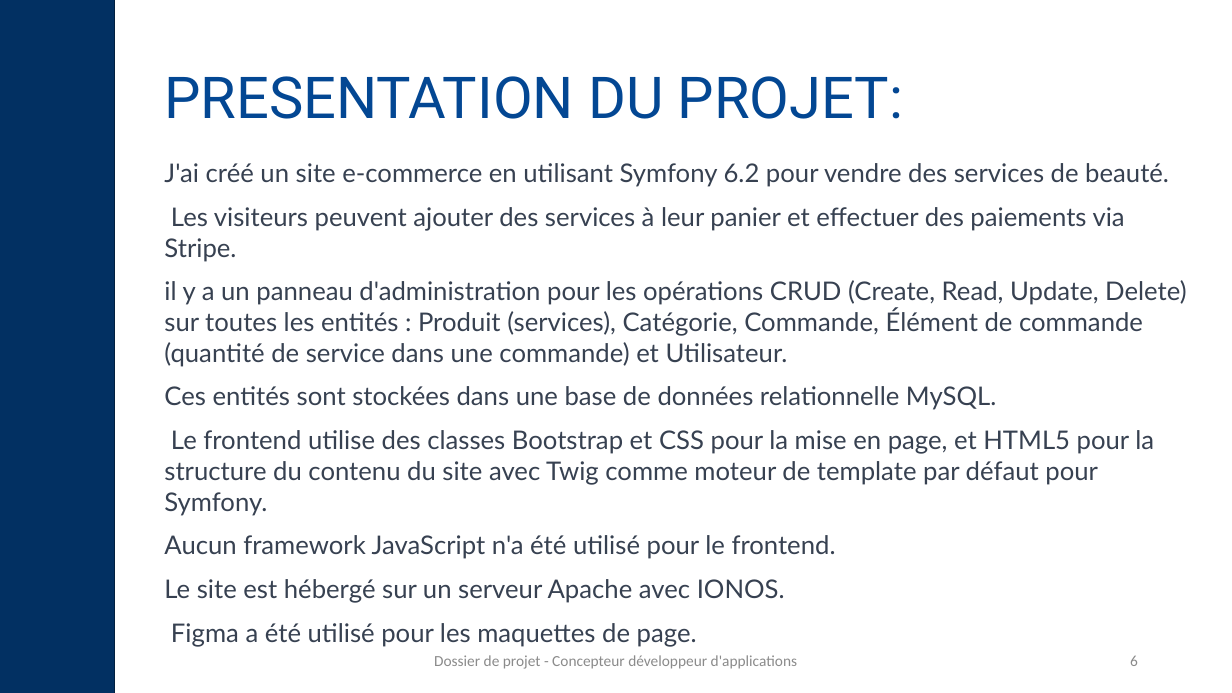
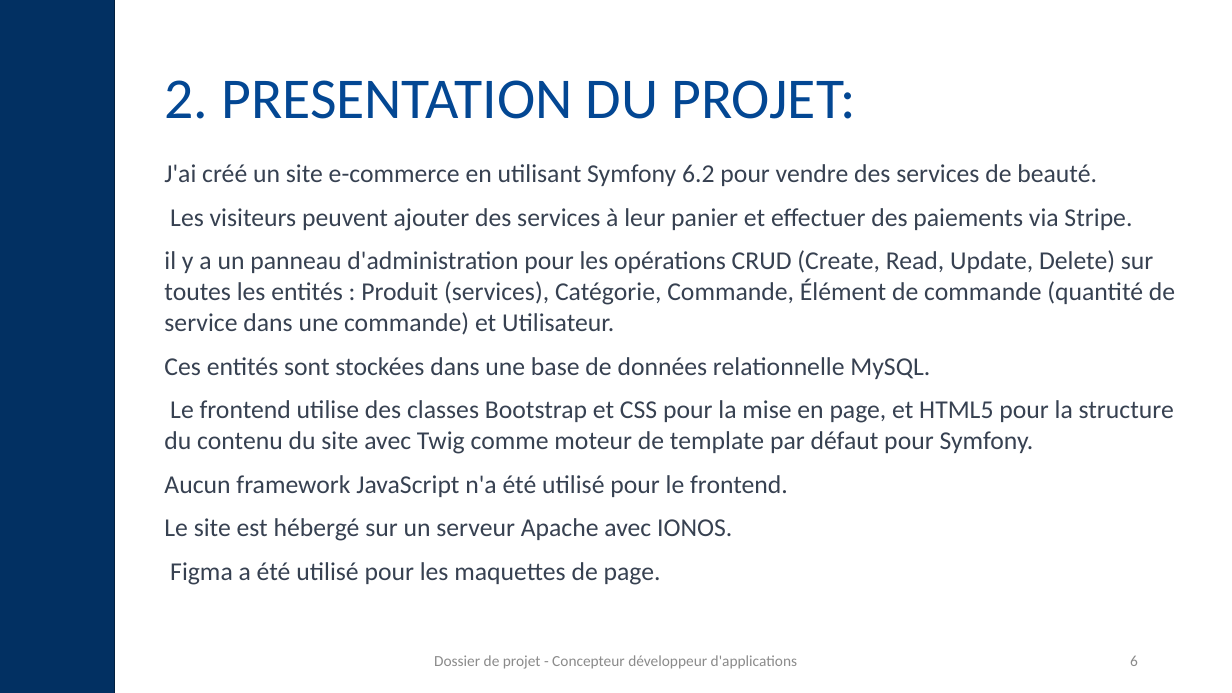
Before and after one commit to manelbenali06/BWM, a slide deck: slide 6 of back-end/docs/Réferentiels/Support-de-présentation-CDA-Modèle-à-compléter-nei8fp.pptx. Drawn at 1232x693 pixels with LibreOffice and Linux fonts; fonts in the diff are those of the drawing. Boxes give left, top, right and bottom in pixels: in the first picture for what was removed or moved away, otherwise in the second. Text is boxed around its words. In the diff, an @@ line names an element or a change of style, - is before the commit and + after.

```diff
--- a/back-end/docs/Réferentiels/Support-de-présentation-CDA-Modèle-à-compléter-nei8fp.pptx
+++ b/back-end/docs/Réferentiels/Support-de-présentation-CDA-Modèle-à-compléter-nei8fp.pptx
@@ title at box(164, 80, 856, 119): text changed; font Roboto to Calibri @@
-PRESENTATION DU PROJET:
+2. PRESENTATION DU PROJET:
@@ text "J'ai créé un site e-commerce ..." at box(164, 164, 1175, 585): font Lato to Calibri @@
```
Also in this commit, not shown: 19 other slides changed, 22 slides added, 8 other files.
